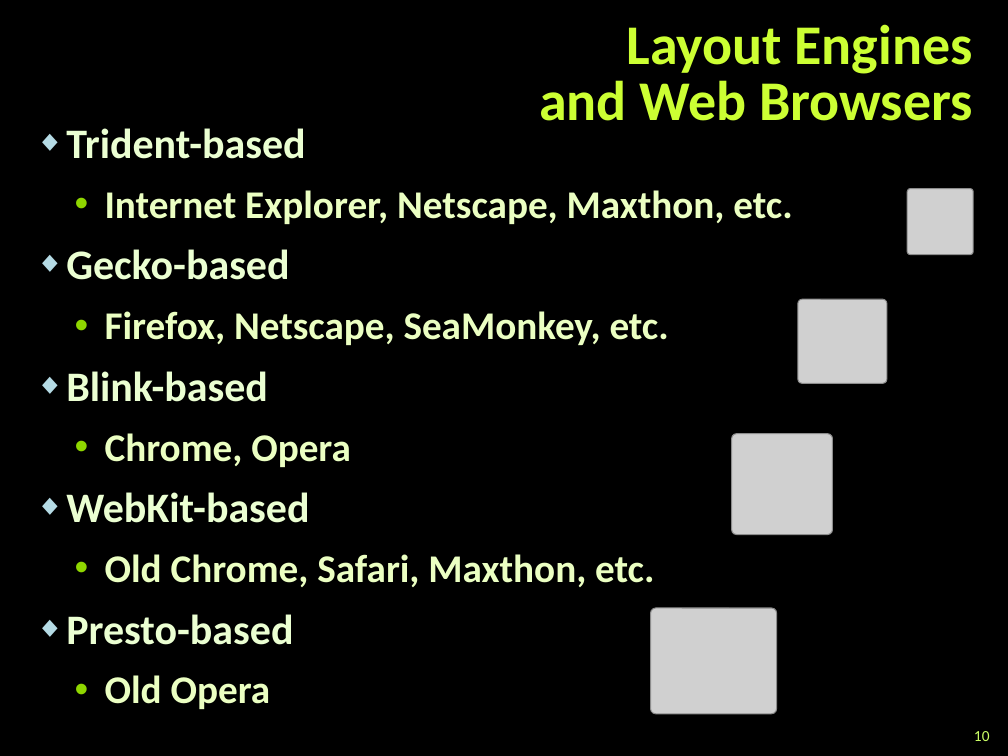
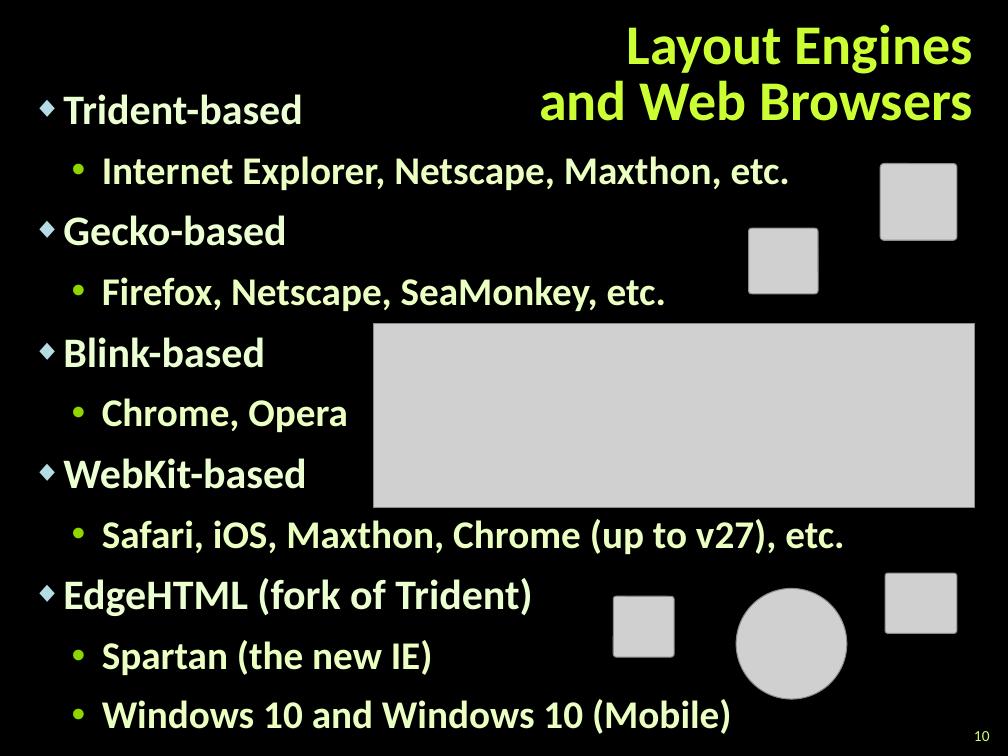
Before and after one commit to tddold/Telerik-Academy, a slide deck: slide 10 of Web Design &UI/1. HTML Basics/Presentations/Web-Technologies-Basics.pptx. Drawn at 1008x756 pixels with LibreOffice and Linux fonts; fonts in the diff are those of the drawing; grey boxes stand for pictures; background and template pictures are left out. Boxes give left, top, right and bottom in pixels: in the first picture for what was removed or moved away, otherwise in the second. Text is boxed around its words. In the diff, an @@ line names an element or a change of style, - is before the commit and + after.

```diff
--- a/Web Design &UI/1. HTML Basics/Presentations/Web-Technologies-Basics.pptx
+++ b/Web Design &UI/1. HTML Basics/Presentations/Web-Technologies-Basics.pptx
@@ text "Trident-based": place and size @@
-text "Trident-based" at (66, 128, 792, 709)
+text "Trident-based" at (63, 94, 844, 734)
@@ picture: place and size @@
-picture at (907, 188, 973, 254)
+picture at (880, 163, 957, 240)
@@ picture added at (749, 228, 818, 293) @@
@@ picture removed at (798, 299, 887, 383) @@
@@ picture added at (374, 324, 975, 508) @@
@@ picture removed at (732, 433, 833, 534) @@
@@ text at (63, 519, 844, 734): text changed @@
-  • Old Chrome, Safari, Maxthon, etc.
-◆ Presto-based
-  • Old Opera
+  • Safari, iOS, Maxthon, Chrome (up to v27), etc.
+◆ EdgeHTML (fork of Trident)
+  • Spartan (the new IE)
+  • Windows 10 and Windows 10 (Mobile)
@@ picture added at (613, 597, 673, 657) @@
@@ picture added at (736, 589, 847, 700) @@
@@ picture added at (885, 574, 957, 634) @@
@@ picture removed at (650, 608, 776, 714) @@
```
Also in this commit, not shown: 11 other slides changed, 1 slide added, 10 other files.
